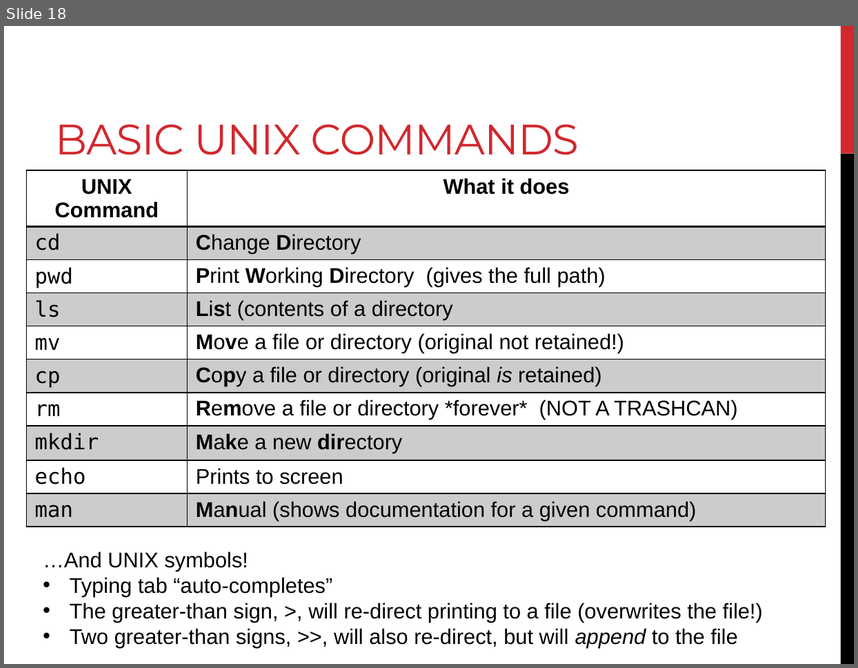
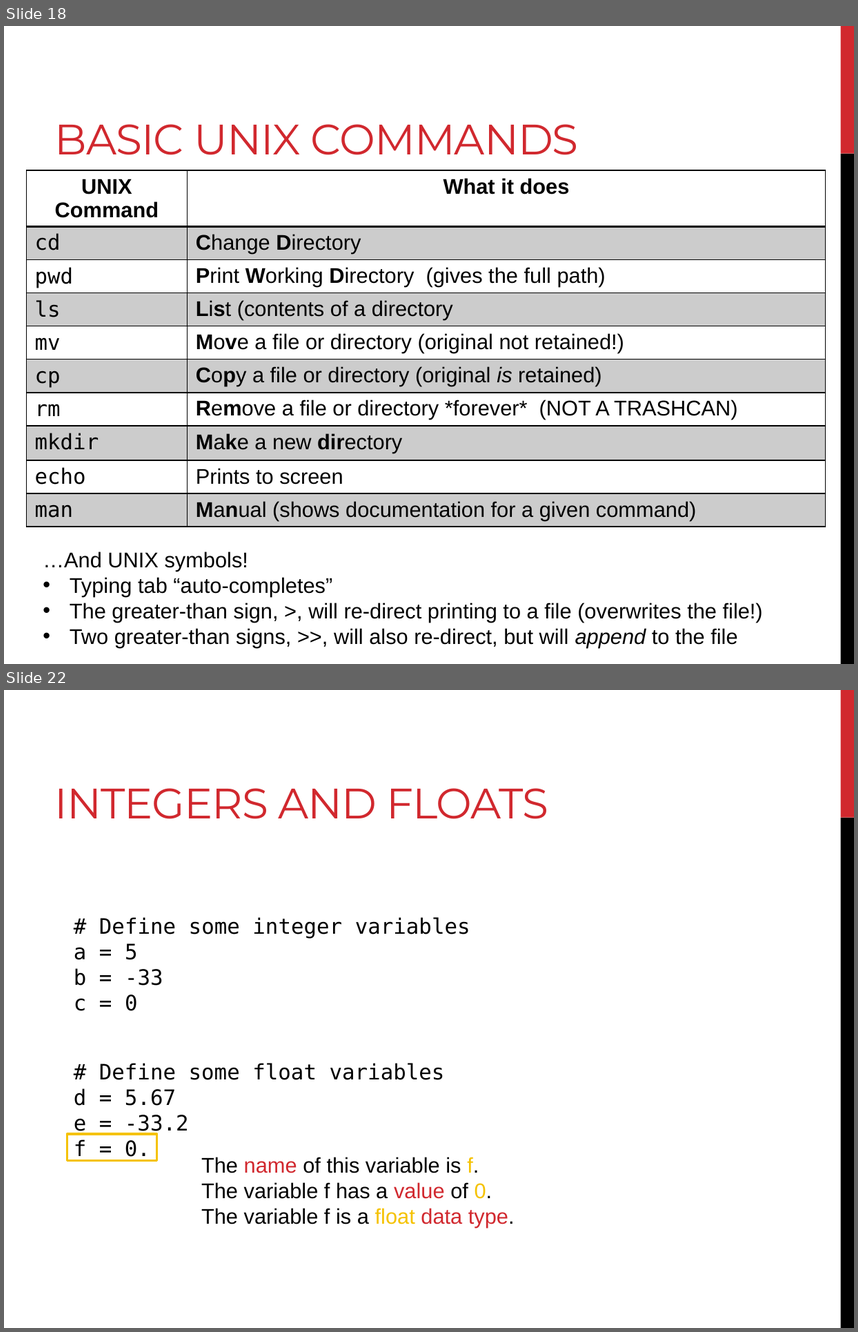
Before and after one commit to BjornFJohansson/ccbb_bigdata2015_python, a slide deck: slides/day1_slides.pptx. Shown one above the other, each under a label of ours: slide 18 before the commit, slides 18 and 22 after it; the slides between them are not shown. The pictures are 858x668 and 858x1332 pixels, drawn with LibreOffice and Linux fonts; fonts in the diff are those of the drawing. Boxes give left, top, right and bottom in pixels: in the first picture for what was removed or moved away, otherwise in the second. Text is boxed around its words. In the diff, an @@ line names an element or a change of style, - is before the commit and + after.

```diff
--- a/slides/day1_slides.pptx
+++ b/slides/day1_slides.pptx
@@ slide 22 added at box(4, 690, 854, 1328), background #FFFFFF; not listed: 2 template elements that a slide beside it also shows @@
@@ title added at box(55, 788, 548, 819), 36 pt, text #D1282E @@
+INTEGERS AND FLOATS
@@ text added at box(74, 917, 470, 1011), 18 pt, text #000000 @@
+# Define some integer variables
+a = 5
+b = -33
+c = 0
@@ text added at box(74, 1063, 445, 1161), 18 pt, text #000000 @@
+# Define some float variables
+d = 5.67
+e = -33.2
+f = 0.
@@ rectangle added at box(67, 1134, 157, 1160), outline #F5C201 2.25 pt @@
@@ text added at box(201, 1156, 515, 1228), 18 pt, text #000000 @@
+The name of this variable is f.
+The variable f has a value of 0.
+The variable f is a float data type.
```
Also in this commit, not shown: 2 slides changed, 53 other slides added.
